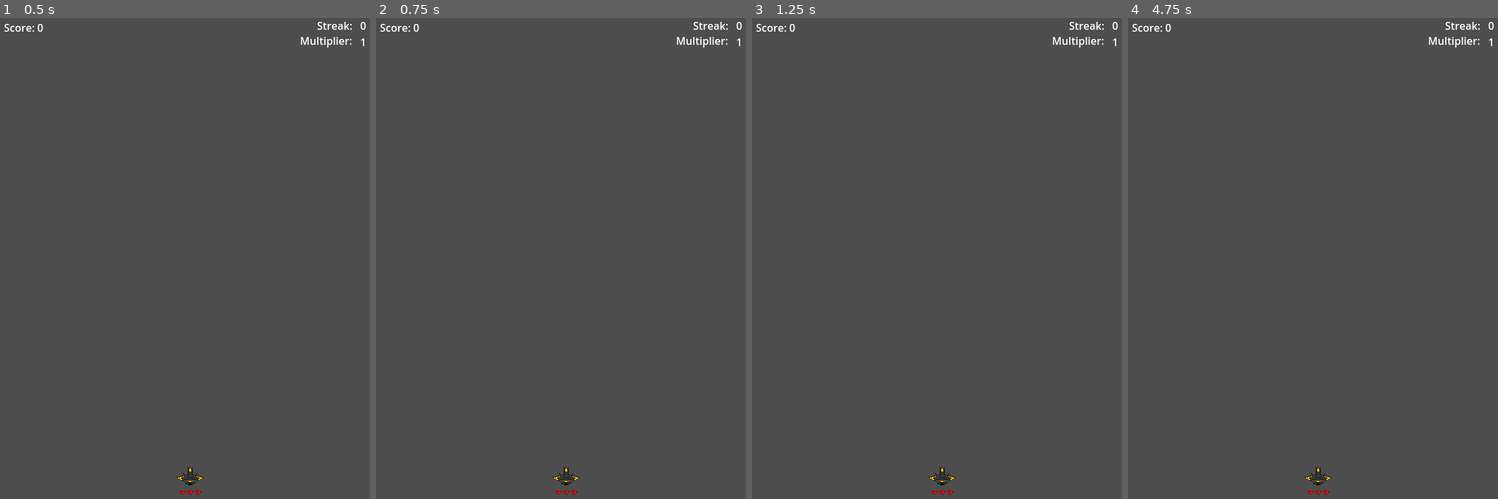
Above: before the commit, frames 1-4 (left to right).
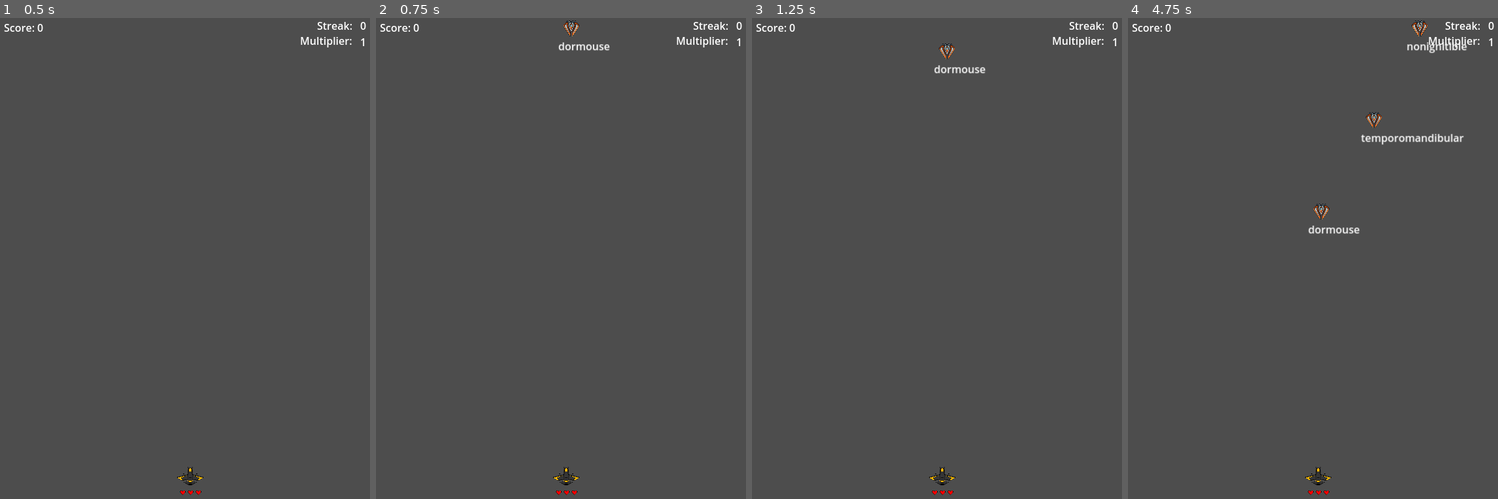
Above: after the commit, the same moments.

Repository: emilabraham/SimpleType
Game: Godot game, scene res://main.tscn
The game is run twice, just before and just after one commit, with the same random seed, the same clock (stepped at 60 frames per second) and the same inputs. The engine's default icon, where the game draws it, is replaced by a stand-in: a white triangle on a blue panel in a dark square.
Inputs:
- Up to frame 1 (0.5 s): no input
- Up to frame 2 (0.75 s): tap Enter at 0.5 s
- Up to frame 3 (1.25 s): no input
- Up to frame 4 (4.75 s): no input

Frame 1 is identical in both runs. In frame 2, 0.2% of the frame differs, in the area x 49-64%, y 0-7%; in frame 3, 0.2%; in frame 4, 0.8%, in the area x 48-92%, y 0-45%.
Error before the commit: Parse Error: Identifier "map" not declared in the current scope. (res://main.gd:53)

Commit message:
move level loading to MapState node

Diff:
--- /dev/null
+++ b/MapState.gd
@@ -0,0 +1,34 @@
+extends Node
+
+var game_data = {}
+var level_index = 0
+var map_index = -1
+var map
+
+# Called when the node enters the scene tree for the first time.
+func _ready():
+	pass
+
+# Called every frame. 'delta' is the elapsed time since the previous frame.
+func _process(_delta):
+	pass
+
+func load_game_data():
+	var filename = "res://game_data.txt"
+	var file = FileAccess.open(filename, FileAccess.READ)
+	for i in file.get_as_text().count(":"):
+		var line = file.get_line()
+		if line.contains(":"):
+			var value = line.split(":")[1]
+			value = value.trim_prefix("[")
+			value = value.trim_suffix("],")
+			value = value.replace("\"", "")
+			value = value.split(",")
+			game_data[level_index] = value
+			level_index = level_index + 1
+	file.close()
+	level_index = -1
+
+func get_next_level():
+	level_index = level_index + 1
+	return game_data[level_index]
--- a/main.gd
+++ b/main.gd
@@ -2,12 +2,11 @@
 
 var enemy1 = preload("res://Enemy1.tscn")
 var bullet = preload("res://Bullet.tscn")
-var game_data = {}
 var time_start = 0
 var time_now = 0
 var time_index = 0
 var map_index = -1
-var level_index = 0
+var map
 var waiting_for_screen_clear = false
 
 const ENEMY_1 = '1'
@@ -15,7 +14,7 @@
 
 # Called when the node enters the scene tree for the first time.
 func _ready():
-	load_game_data()
+	$MapState.load_game_data()
 	load_next_level()
 	time_start = Time.get_unix_time_from_system()
 	$HUD.emit_highest_score.connect($GameOver._on_update_highest_score)
@@ -27,30 +26,13 @@
 	else:
 		check_to_load_next_level()
 
-func load_game_data():
-	var filename = "res://game_data.txt"
-	var file = FileAccess.open(filename, FileAccess.READ)
-	for i in file.get_as_text().count(":"):
-		var line = file.get_line()
-		if line.contains(":"):
-			var value = line.split(":")[1]
-			value = value.trim_prefix("[")
-			value = value.trim_suffix("],")
-			value = value.replace("\"", "")
-			value = value.split(",")
-			game_data[level_index] = value
-			level_index = level_index + 1
-	file.close()
-	level_index = -1
-
 func check_to_load_next_level():
 	if get_tree().get_nodes_in_group("enemies").size() == 0:
 		load_next_level()
 		waiting_for_screen_clear = false
 
 func load_next_level():
-	level_index = level_index + 1
-	map = game_data[level_index]
+	map = $MapState.get_next_level()
 	time_start = Time.get_unix_time_from_system()
 	time_index = 0
 	map_index = -1
--- a/main.tscn
+++ b/main.tscn
@@ -8,6 +8,7 @@
 [ext_resource type="Texture2D" uid="uid://clftvvcsnvpia" path="res://assets/Spaceship_01_YELLOW.png" id="5_s05e3"]
 [ext_resource type="Script" path="res://Ship.gd" id="6_0i4ph"]
 [ext_resource type="Texture2D" uid="uid://cp8pugej6vqu5" path="res://assets/Item 3-1.png.png" id="6_7bhbv"]
+[ext_resource type="Script" path="res://MapState.gd" id="9_2x0os"]
 
 [node name="Main" type="Node"]
 script = ExtResource("1_qnr2i")
@@ -66,4 +67,7 @@
 scale = Vector2(0.391, 0.391)
 texture = ExtResource("6_7bhbv")
 
+[node name="MapState" type="Node" parent="."]
+script = ExtResource("9_2x0os")
+
 [connection signal="game_over" from="Ship/Healthbar" to="." method="_on_healthbar_game_over"]
Not shown: 1 places in main.tscn that only renumber resources
